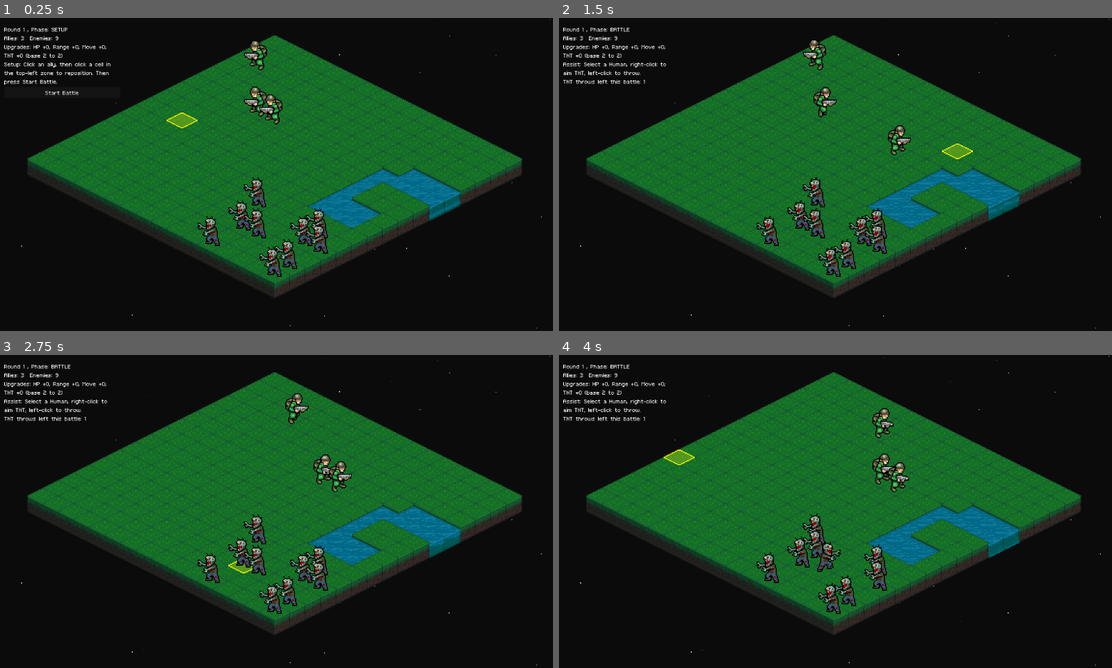
Above: before the commit, frames 1-4 (two rows, left to right).
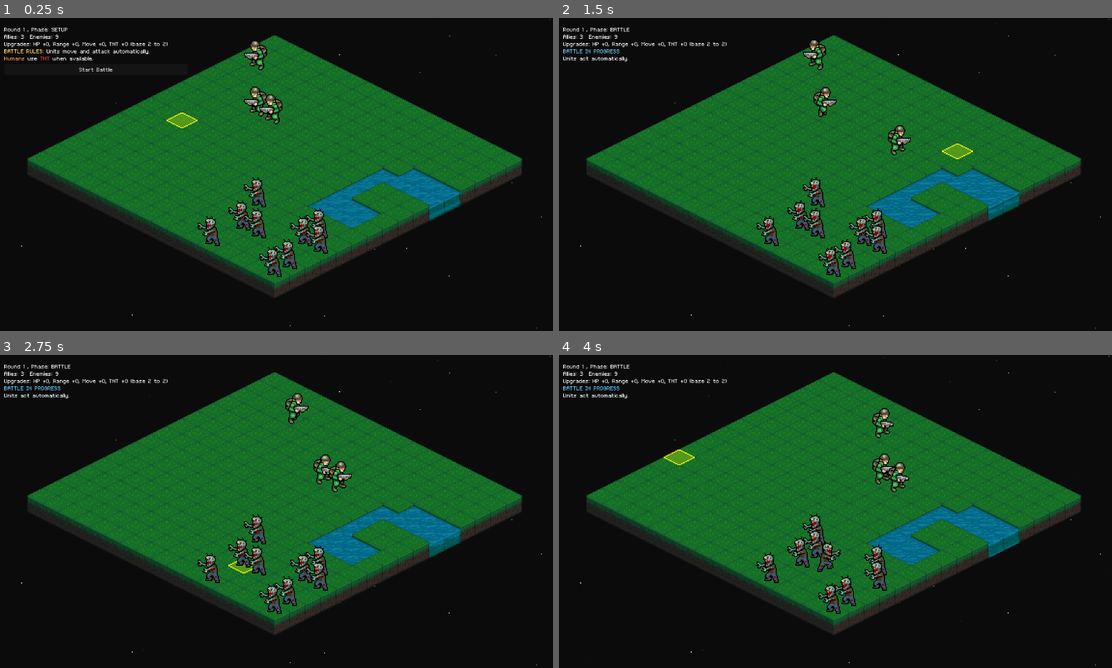
Above: after the commit, the same moments.

Repository: Tekknobot/MEKIII
Game: Godot game, scene res://scenes/Game.tscn
Two runs of this game, one before a commit and one after it. Both use one fixed random seed, a clock stepped at 60 frames per second and the inputs below.
Inputs (mouse positions are in pixels of both pictures, inside the frame that each line leads up to):
- Up to frame 1 (0.25 s): no input
- Up to frame 2 (1.5 s): click "Start Battle" at 0.5 s; move the mouse to (957, 158) at 1.27 s; click (957, 158) at 1.42 s
- Up to frame 3 (2.75 s): drag from (165, 527) to (248, 574) at 2.02 s
- Up to frame 4 (4 s): move the mouse to (890, 442) at 2.77 s; click (890, 442) at 2.92 s; drag from (807, 574) to (664, 464) at 3.52 s

The runs differ from the first frame. In frame 1, 1.2% of the frame differs, in the area x 0-31%, y 5-25%; in frame 2, 1.0%; in frame 3, 1.0%; in frame 4, 1.0%.

Commit message:
Format UI

Diff:
--- a/scripts/game.gd
+++ b/scripts/game.gd
@@ -146,7 +146,7 @@
 # --- Minimal UI (created in code so you don't have to wire a scene) ---
 var ui_layer: CanvasLayer
 var ui_root: Control
-var ui_status_label: Label
+var ui_status_label: RichTextLabel
 var ui_start_button: Button
 var ui_reward_panel: PanelContainer
 var ui_reward_label: Label
@@ -420,17 +420,26 @@
 	ui_layer.add_child(ui_root)
 
 	var v := VBoxContainer.new()
-	v.custom_minimum_size = Vector2(240, 0)
+	v.custom_minimum_size = Vector2(380, 0)
 
 	v.size_flags_horizontal = Control.SIZE_EXPAND_FILL
 	v.size_flags_vertical = Control.SIZE_EXPAND_FILL
 	ui_root.add_child(v)
 
-	ui_status_label = Label.new()
+	ui_status_label = RichTextLabel.new()
 	ui_status_label.autowrap_mode = TextServer.AUTOWRAP_WORD_SMART
+	ui_status_label.bbcode_enabled = true
+	ui_status_label.fit_content = true
+	ui_status_label.scroll_active = false
+
 	if ui_font:
-		ui_status_label.add_theme_font_override("font", ui_font)
-		ui_status_label.add_theme_font_size_override("font_size", ui_font_size)
+		ui_status_label.add_theme_font_override("normal_font", ui_font)
+		ui_status_label.add_theme_font_size_override("normal_font_size", ui_font_size)
+
+		# optional (only matters if you ever use [b] or [i] tags)
+		ui_status_label.add_theme_font_override("bold_font", ui_font)
+		ui_status_label.add_theme_font_override("italics_font", ui_font)
+		ui_status_label.add_theme_font_override("bold_italics_font", ui_font)
 	v.add_child(ui_status_label)
 
 	ui_start_button = Button.new()
@@ -495,12 +504,16 @@
 	)
 
 	if state == GameState.SETUP:
-		lines.append("Setup: Click an ally, then click a cell in the top-left zone to reposition. Then press Start Battle.")
-	elif state == GameState.BATTLE and has_method("_is_assist_mode") and _is_assist_mode():
-		lines.append("Assist: Select a Human, right-click to aim TNT, left-click to throw.")
-		lines.append("TNT throws left this battle: %d" % assist_tnt_charges_left)
-	elif state == GameState.BATTLE and is_player_mode:
-		lines.append("Player mode: Move and attack as normal. Human TNT: right-click to aim, left-click to throw.")
+		lines.append("[color=#ffd966]BATTLE RULES[/color]: Units move and attack automatically.")
+		lines.append("[color=#ff9966]Humans[/color] use [color=#ff4444]TNT[/color] when available.")
+
+	elif state == GameState.BATTLE:
+		lines.append("[color=#66ccff]BATTLE IN PROGRESS[/color]")
+		lines.append("Units act automatically.")
+
+	elif state == GameState.REWARD:
+		lines.append("[color=#66ff66]ROUND COMPLETE[/color]")
+		lines.append("Choose an upgrade to continue.")
 
 	ui_status_label.text = "\n".join(lines)
 
@@ -1882,7 +1895,7 @@
 		var t := float(i) / float(n - 1)
 		line.add_point(_arc_point(from_pos, to_pos, t, arc_height))
 
-	line.visible = true
+	line.visible = false
 
 func _hide_tnt_curve() -> void:
 	if _tnt_curve_line != null and is_instance_valid(_tnt_curve_line):
